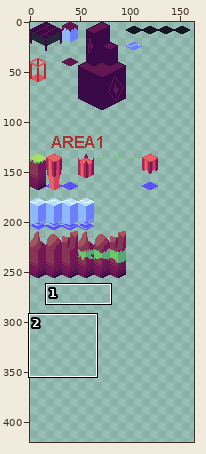
Two versions of one sprite sheet, Tileset/Isometic Tiles Testing.png. The first picture is a wide view before the edit; the outline marks the close-up.
Close-up. As it was:
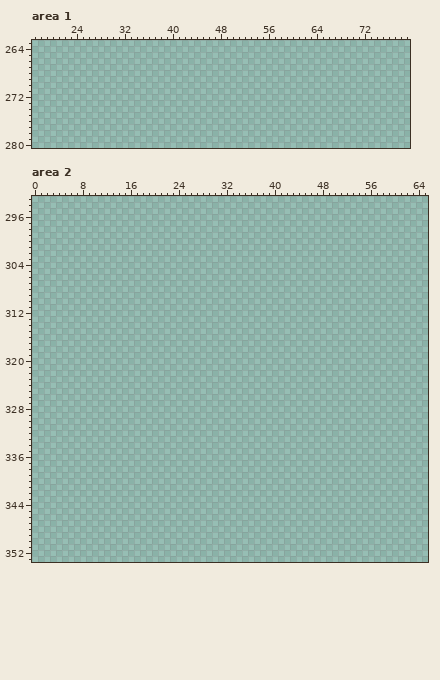
The file is 256x512 pixels. Colours within 5 levels of each other are drawn and written as one. Shown: area 1: x 17..79, y 263..280; area 2: x 0..65, y 293..353. The wide view leaves out empty margins. The commit also changed other parts of the picture, which this record leaves out.
After the commit:
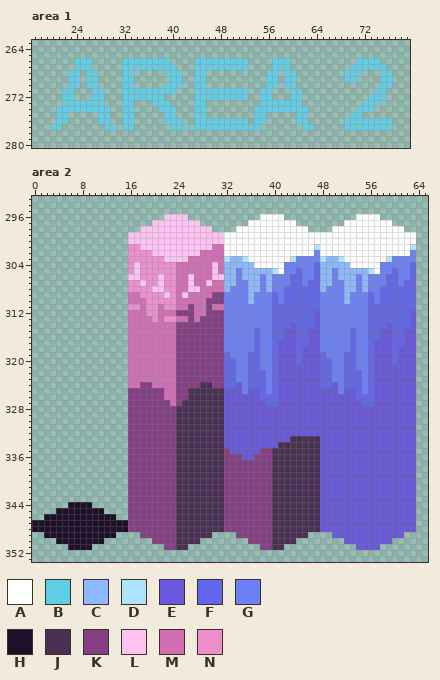
Palette (. is transparent): A #ffffff  B #5fcde4  C #8db7ff  D #aee2ff  E #6957df  F #6266ed  G #6d80fa  H #1f102a  J #4a3052  K #873e84  L #ffc3f2  M #d46eb3  N #ee8fcb
The exact change:
Changed rows in their new state; - is an unchanged pixel.
Area 1:
first column x 20:
266 ----BBB-----BBBBBBBB----BBBBBBBBB----BBB-----------BBBB--
267 ----BBB-----BBBBBBBBB---BBBBBBBBB----BBB----------BBBBBB-
268 ---BB-BB----BB-----BBB--BB----------BB-BB--------BBB---BB
269 ---BB-BB----BB------BB--BB----------BB-BB--------BB----BB
270 ---BB-BB----BB-----BBB--BB----------BB-BB--------------BB
271 --BB---BB---BBBBBBBBB---BBBBBBBBB--BB---BB------------BB-
272 --BB---BB---BBBBBBB-----BBBBBBBBB--BB---BB-----------BBB-
273 --BBBBBBB---BB---BBB----BB---------BBBBBBB----------BBB--
274 -BBBBBBBBB--BB----BBB---BB--------BBBBBBBBB--------BBB---
275 -BB-----BB--BB-----BB---BB--------BB-----BB-------BB-----
276 -BB-----BB--BB-----BBB--BBBBBBBBB-BB-----BB------BBBBBBBB
277 BB-------BB-BB------BBB-BBBBBBBBBBB-------BB-----BBBBBBBB
Area 2:
first column x 0:
296 ----------------------LLLL------------AAAA------------AAAA------
297 --------------------LLLLLLLL--------AAAAAAAA--------AAAAAAAA----
298 ------------------LLLLLLLLLLLL----AAAAAAAAAAAA----AAAAAAAAAAAA--
299 ----------------LLLLLLLLLLLLLLLLAAAAAAAAAAAAAAAAAAAAAAAAAAAAAAAA
300 ----------------LLLLLLLLLLLLLLLLAAAAAAAAAAAAAAAAAAAAAAAAAAAAAAAA
301 ----------------NNLLLLLLLLLLLLMMAAAAAAAAAAAAAAADAAAAAAAAAAAAAAAD
302 ----------------NNNNLLLLLLLLMMMMAAAAAAAAAAAAAAAGAAAAAAAAAAAAAAAG
303 ----------------NNNNNNLLLLMMMMMMDCCDAAAAAAADGGGGDCCDAAAAAAADGGGG
304 ----------------NLNNNNNNMMMMMMLMCCCCCAAAAAGGGGGFCCCCCAAAAAGGGGGF
305 ----------------NLNNNNNNMMMMMMLMCCGCCCCCDAGGFGGFCCGCCCCCDAGGFGGF
306 ----------------LLNNNLNNMMLMMMLLCCGCCCGCGGGFFGGFCCGCCCGCGGGFFGGF
307 ----------------NNLNNLNNMMLMMLMMCCGGCCGCGGGFFGFFCCGGCCGCGGGFFGFF
308 ----------------NNNNLLNNMMLLMMMMCGGGCCGCGGFFFFFFCGGGCCGCGGFFFFFF
309 ----------------MMNNNNLNMLMMMMKKGGGGCGGGFGFFFFFFGGGGCGGGFGFFFFFF
310 ----------------MMMNNNNNMMMMMKKKGGGGCGGGFGFFFFFFGGGGCGGGFGFFFFFF
311 ----------------NNMNNMNNMMKMMKMMGGGGGGGGFFFFFFFFGGGGGGGGFFFFFFFF
312 ----------------MMMNNMMMKKKMMKKKGGGGGGGGFFFFFFFEGGGGGGGGFFFFFFFE
313 ----------------MMMMNMNNMMKMKKKKGGGGGGGGFFFFFFFEGGGGGGGGFFFFFFFE
314 ----------------MMMMMMMMKKKKKKKKGGGGGGGGFFFEFFFEGGGGGGGGFFFEFFFE
315 ----------------MMMMMMMMKKKKKKKKGGGGGFGGFFEEFFEEGGGGGFGGFFEEFFEE
316 ----------------MMMMMMMMKKKKKKKKGGGGGFGGFFEEFFEEGGGGGFGGFFEEFFEE
317 ----------------MMMMMMMMKKKKKKKKGGGGGFGGFEEEFFEEGGGGGFGGFEEEFFEE
318 ----------------MMMMMMMMKKKKKKKKGGGGGFGGFEEEFEEEGGGGGFGGFEEEFEEE
319 ----------------MMMMMMMMKKKKKKKKFGGGFFGGFEEEFEEEFGGGFFGGFEEEFEEE
320 ----------------MMMMMMMMKKKKKKKKFFGGFFGGFEEEFEEEFFGGFFGGFEEEFEEE
321 ----------------MMMMMMMMKKKKKKKKFFGGFFGGFEEEEEEEFFGGFFGGFEEEEEEE
322 ----------------MMMMMMMMKKKKKKKKFFGGFFFGFEEEEEEEFFGGFFFGFEEEEEEE
323 ----------------MMMMMMMMKKKKKKKKFFGGFFFGFEEEEEEEFFGGFFFGFEEEEEEE
324 ----------------MMKKMMMMKKKKJJKKFFEGFFFGFEEEEEEEFFEGFFFGFEEEEEEE
325 ----------------KKKKKKMMKKJJJJJJEEEGEEFGFEEEEEEEEEEGEEFGFEEEEEEE
326 ----------------KKKKKKMMKKJJJJJJEEEEEEFFFEEEEEEEEEEEEEFFFEEEEEEE
327 ----------------KKKKKKKMKJJJJJJJEEEEEEEFFEEEEEEEEEEEEEEFFEEEEEEE
328 ----------------KKKKKKKKJJJJJJJJEEEEEEEEEEEEEEEEEEEEEEEEEEEEEEEE
329 ----------------KKKKKKKKJJJJJJJJEEEEEEEEEEEEEEEEEEEEEEEEEEEEEEEE
330 ----------------KKKKKKKKJJJJJJJJEEEEEEEEEEEEEEEEEEEEEEEEEEEEEEEE
331 ----------------KKKKKKKKJJJJJJJJEEEEEEEEEEEEEEEEEEEEEEEEEEEEEEEE
332 ----------------KKKKKKKKJJJJJJJJEEEEEEEEEEEEEEEEEEEEEEEEEEEEEEEE
333 ----------------KKKKKKKKJJJJJJJJEEEEEEEEEEEJJJJJEEEEEEEEEEEEEEEE
334 ----------------KKKKKKKKJJJJJJJJEEEEEEEEEJJJJJJJEEEEEEEEEEEEEEEE
335 ----------------KKKKKKKKJJJJJJJJKEEEEEKKJJJJJJJJEEEEEEEEEEEEEEEE
336 ----------------KKKKKKKKJJJJJJJJKKKEEKKKJJJJJJJJEEEEEEEEEEEEEEEE
337 ----------------KKKKKKKKJJJJJJJJKKKKKKKKJJJJJJJJEEEEEEEEEEEEEEEE
338 ----------------KKKKKKKKJJJJJJJJKKKKKKKKJJJJJJJJEEEEEEEEEEEEEEEE
339 ----------------KKKKKKKKJJJJJJJJKKKKKKKKJJJJJJJJEEEEEEEEEEEEEEEE
340 ----------------KKKKKKKKJJJJJJJJKKKKKKKKJJJJJJJJEEEEEEEEEEEEEEEE
341 ----------------KKKKKKKKJJJJJJJJKKKKKKKKJJJJJJJJEEEEEEEEEEEEEEEE
342 ----------------KKKKKKKKJJJJJJJJKKKKKKKKJJJJJJJJEEEEEEEEEEEEEEEE
343 ----------------KKKKKKKKJJJJJJJJKKKKKKKKJJJJJJJJEEEEEEEEEEEEEEEE
344 ------HHHH------KKKKKKKKJJJJJJJJKKKKKKKKJJJJJJJJEEEEEEEEEEEEEEEE
345 ----HHHHHHHH----KKKKKKKKJJJJJJJJKKKKKKKKJJJJJJJJEEEEEEEEEEEEEEEE
346 --HHHHHHHHHHHH--KKKKKKKKJJJJJJJJKKKKKKKKJJJJJJJJEEEEEEEEEEEEEEEE
347 HHHHHHHHHHHHHHHHKKKKKKKKJJJJJJJJKKKKKKKKJJJJJJJJEEEEEEEEEEEEEEEE
348 HHHHHHHHHHHHHHHHKKKKKKKKJJJJJJJJKKKKKKKKJJJJJJJJEEEEEEEEEEEEEEEE
349 --HHHHHHHHHHHH----KKKKKKJJJJJJ----KKKKKKJJJJJJ----EEEEEEEEEEEE--
350 ----HHHHHHHH--------KKKKJJJJ--------KKKKJJJJ--------EEEEEEEE----
351 ------HHHH------------KKJJ------------KKJJ------------EEEE------
Boxes around the changes in both close-ups, in picture pixels (x1, y1, x2, y2):
added: (50, 58, 314, 130)
added: (344, 58, 392, 130)
added: (32, 214, 416, 550)
